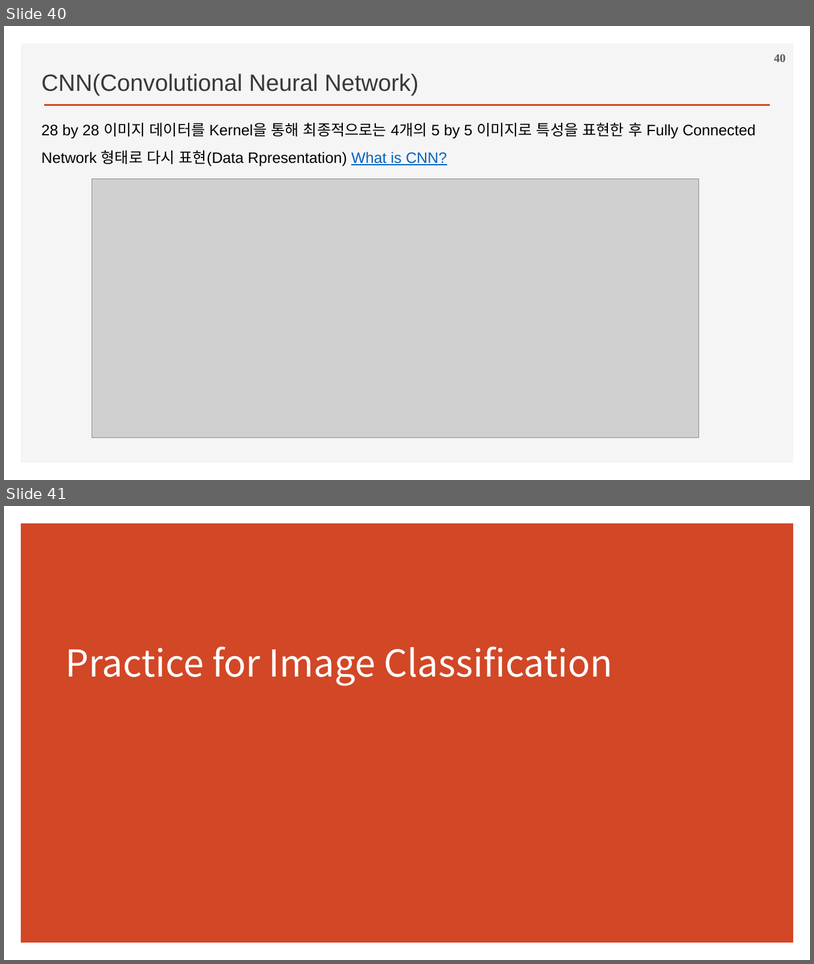
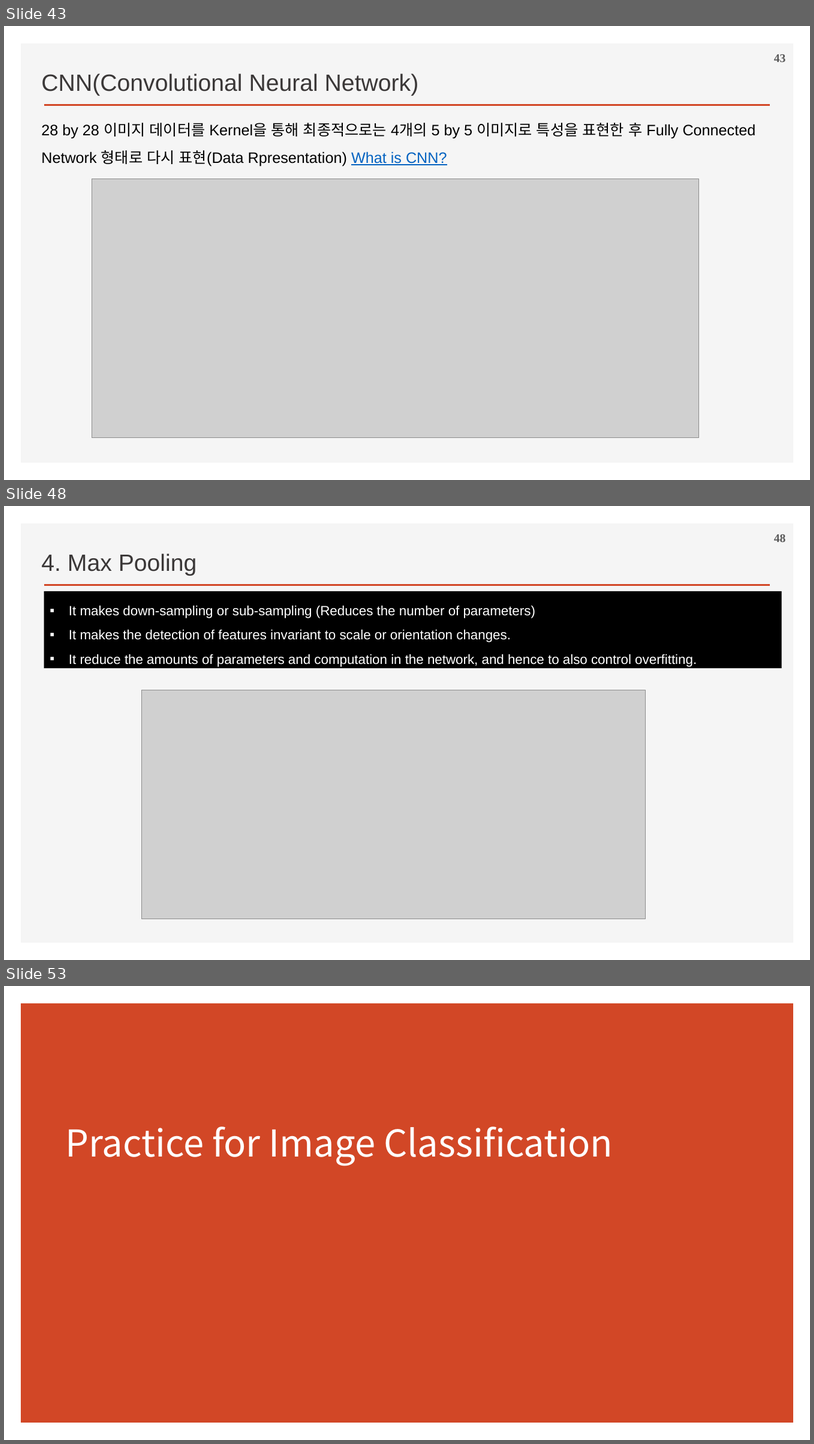
Before and after one commit to ancestor9/2026_Fall_Deep-Learning-with-Python, a slide deck: Chapter 08 Image Classification.pptx. Shown one above the other, each under a label of ours: slides 40 and 41 before the commit, slides 43, 48 and 53 after it; the slides between them are not shown. The pictures are 814x964 and 814x1444 pixels, drawn with LibreOffice and Linux fonts; fonts in the diff are those of the drawing; grey boxes stand for pictures; background and template pictures are left out. Boxes give left, top, right and bottom in pixels: in the first picture for what was removed or moved away, otherwise in the second. Text is boxed around its words. In the diff, an @@ line names an element or a change of style, - is before the commit and + after.

```diff
--- a/Chapter 08 Image Classification.pptx
+++ b/Chapter 08 Image Classification.pptx
@@ slide 48 added at <box>4,506,810,960</box>, background #FFFFFF; not listed: 2 template elements that a slide beside it also shows @@
@@ page number added at <box>774,534,786,542</box>, 14 pt, text #595959, bold @@
+48
@@ text added at <box>41,553,197,576</box>, 28 pt, text #3B3838 @@
+4. Max Pooling
@@ rectangle added at <box>44,591,782,668</box>, fill #000000, 16 pt, text #FFFFFF @@
+▪ It makes down-sampling or sub-sampling (Reduces the number of parameters)
+▪ It makes the detection of features invariant to scale or orientation changes.
+▪ It reduce the amounts of parameters and computation in the network, and hence to also control overfitting.
@@ picture added at <box>142,690,646,918</box> @@
@@ what was slide 40 is now slide 43 @@
@@ page number at <box>774,54,786,62</box>: text changed @@
-40
+43
@@ what was slide 41 is now slide 53 @@
```
Also in this commit, not shown: 11 other slides added, 1 other file.
